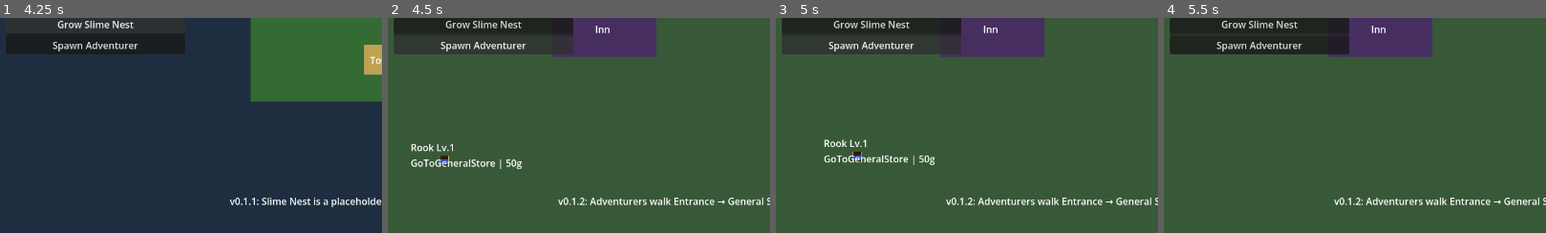
Above: before the commit, frames 1-4 (left to right).
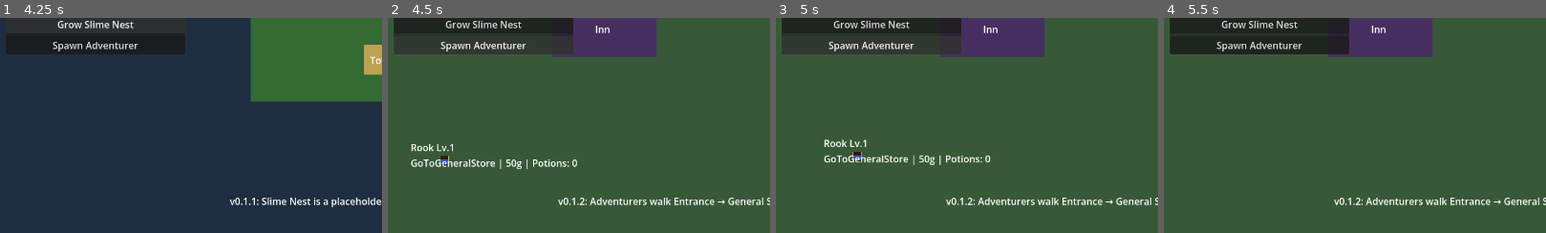
Above: after the commit, the same moments.

Repository: Caithis/AdventureVillage
Game: Godot game, scene res://scenes/main/Main.tscn
The game is run twice, just before and just after one commit, with the same random seed, the same clock (stepped at 60 frames per second) and the same inputs.
Inputs:
- Up to frame 1 (4.25 s): click "Town" at 0.5 s; click "World Map" at 1.25 s; click "Add 25 Money" at 2 s; click "Add Slime Gel" at 2.75 s; click "Grow Slime Nest" at 3.5 s
- Up to frame 2 (4.5 s): click "Spawn Adventurer" at 4.25 s
- Up to frame 3 (5 s): no input
- Up to frame 4 (5.5 s): click "Town" at 5 s
The pictures show only the part of the screen within x 0-50%, y 50-100%; the shares and areas given below are measured in that part.

Frame 1 is identical in both runs. In frame 2, 0.2% of the frame differs, in the area x 36-50%, y 65-71%; in frame 3, 0.2%, in the area x 42-57%, y 64-69%; in frame 4, nothing differs.

Commit message:
feature: add v0.1.3 small potion purchase.. need to add the money after purchase to town gold

Diff:
--- a/godot_project/project.godot
+++ b/godot_project/project.godot
@@ -1,23 +1,14 @@
 ; Engine configuration file.
-; It's best edited using the editor UI and not directly,
-; since the parameters that go here are not all obvious.
-;
-; Format:
-;   [section] ; section goes between []
-;   param=value ; assign values to parameters
+; It is best edited using the Godot editor UI.
 
 config_version=5
-
-[animation]
-
-compatibility/default_parent_skeleton_in_mesh_instance_3d=true
 
 [application]
 
 config/name="Dungeon Frontier Guild-Town"
 config/description="A 2D pixel-art frontier guild-town management simulation."
 run/main_scene="res://scenes/main/Main.tscn"
-config/features=PackedStringArray("4.6")
+config/features=PackedStringArray("4.x")
 
 [autoload]
 
--- a/godot_project/scripts/adventurers/Adventurer.gd
+++ b/godot_project/scripts/adventurers/Adventurer.gd
@@ -1,5 +1,8 @@
 extends Node2D
 class_name Adventurer
+
+const SMALL_POTION_ID := "small_potion"
+const SMALL_POTION_PRICE := 15
 
 @onready var name_label: Label = $NameLabel
 @onready var ai: Node = $AdventurerAI
@@ -13,6 +16,7 @@
 var max_health: int = 30
 var inventory: Dictionary = {}
 var current_state: String = "Idle"
+var last_purchase_message: String = ""
 
 var movement_speed: float = 85.0
 var target_position: Vector2 = Vector2.ZERO
@@ -55,6 +59,10 @@
     current_state = new_state
     _refresh_label()
 
+func set_purchase_message(message: String) -> void:
+    last_purchase_message = message
+    _refresh_label()
+
 func set_move_target(new_target_position: Vector2) -> void:
     target_position = new_target_position
     has_target = true
@@ -65,12 +73,44 @@
 func has_reached_target() -> bool:
     return global_position.distance_to(target_position) <= arrival_distance
 
+func try_buy_small_potion() -> String:
+    if get_item_count(SMALL_POTION_ID) > 0:
+        set_purchase_message("Already has potion")
+        return "already_has_potion"
+
+    if not GameState.has_item(SMALL_POTION_ID, 1):
+        set_purchase_message("No potions in stock")
+        return "no_stock"
+
+    if gold < SMALL_POTION_PRICE:
+        set_purchase_message("Cannot afford potion")
+        return "no_gold"
+
+    var removed_from_town := GameState.remove_item(SMALL_POTION_ID, 1)
+    if not removed_from_town:
+        set_purchase_message("Purchase failed")
+        return "failed"
+
+    var spent_gold := spend_gold(SMALL_POTION_PRICE)
+    if not spent_gold:
+        # Safety rollback. This should not happen because gold is checked before removal.
+        GameState.add_item(SMALL_POTION_ID, 1)
+        set_purchase_message("Purchase failed")
+        return "failed"
+
+    add_item(SMALL_POTION_ID, 1)
+    set_purchase_message("Bought potion")
+    return "bought"
+
 func add_item(item_id: String, amount: int) -> void:
     if amount <= 0:
         return
 
     inventory[item_id] = int(inventory.get(item_id, 0)) + amount
     _refresh_label()
+
+func get_item_count(item_id: String) -> int:
+    return int(inventory.get(item_id, 0))
 
 func spend_gold(amount: int) -> bool:
     if amount <= 0:
@@ -107,9 +147,16 @@
     if name_label == null:
         return
 
-    name_label.text = "%s Lv.%d\n%s | %dg" % [
+    var potion_count := get_item_count(SMALL_POTION_ID)
+    var message_line := ""
+    if last_purchase_message != "":
+        message_line = "\n%s" % last_purchase_message
+
+    name_label.text = "%s Lv.%d\n%s | %dg | Potions: %d%s" % [
         display_name,
         level,
         current_state,
-        gold
+        gold,
+        potion_count,
+        message_line
     ]
--- a/godot_project/scripts/adventurers/AdventurerAI.gd
+++ b/godot_project/scripts/adventurers/AdventurerAI.gd
@@ -6,7 +6,7 @@
 var general_store_position: Vector2 = Vector2.ZERO
 var exit_position: Vector2 = Vector2.ZERO
 var wait_timer: float = 0.0
-var general_store_wait_seconds: float = 1.5
+var purchase_result_wait_seconds: float = 1.25
 
 @onready var adventurer: Adventurer = get_parent() as Adventurer
 
@@ -19,8 +19,10 @@
             _state_enter_town()
         "GoToGeneralStore":
             _state_go_to_general_store()
-        "WaitAtGeneralStore":
-            _state_wait_at_general_store(delta)
+        "BuySmallPotion":
+            _state_buy_small_potion()
+        "BoughtPotion", "SkipPurchaseNoStock", "SkipPurchaseNoGold", "SkipPurchaseAlreadyHasPotion", "SkipPurchaseFailed":
+            _state_purchase_result(delta)
         "GoToExit":
             _state_go_to_exit()
         "IdleAtExit":
@@ -45,8 +47,11 @@
         "GoToGeneralStore":
             if adventurer != null:
                 adventurer.set_move_target(general_store_position)
-        "WaitAtGeneralStore":
-            wait_timer = general_store_wait_seconds
+        "BuySmallPotion":
+            if adventurer != null:
+                adventurer.clear_move_target()
+        "BoughtPotion", "SkipPurchaseNoStock", "SkipPurchaseNoGold", "SkipPurchaseAlreadyHasPotion", "SkipPurchaseFailed":
+            wait_timer = purchase_result_wait_seconds
             if adventurer != null:
                 adventurer.clear_move_target()
         "GoToExit":
@@ -69,9 +74,28 @@
         return
 
     if not adventurer.has_target and adventurer.has_reached_target():
-        set_state("WaitAtGeneralStore")
+        set_state("BuySmallPotion")
 
-func _state_wait_at_general_store(delta: float) -> void:
+func _state_buy_small_potion() -> void:
+    if adventurer == null or not adventurer.has_method("try_buy_small_potion"):
+        set_state("SkipPurchaseFailed")
+        return
+
+    var result := adventurer.try_buy_small_potion()
+
+    match result:
+        "bought":
+            set_state("BoughtPotion")
+        "no_stock":
+            set_state("SkipPurchaseNoStock")
+        "no_gold":
+            set_state("SkipPurchaseNoGold")
+        "already_has_potion":
+            set_state("SkipPurchaseAlreadyHasPotion")
+        _:
+            set_state("SkipPurchaseFailed")
+
+func _state_purchase_result(delta: float) -> void:
     wait_timer -= delta
 
     if wait_timer <= 0.0:
--- a/godot_project/scripts/autoload/GameState.gd
+++ b/godot_project/scripts/autoload/GameState.gd
@@ -1,13 +1,16 @@
 extends Node
 
 signal state_changed
+
+const SMALL_POTION_ID := "small_potion"
+const SLIME_GEL_ID := "slime_gel"
 
 var money: int = 500
 var current_view_name: String = "Unknown"
 
 var town_inventory: Dictionary = {
-	"small_potion": 5,
-	"slime_gel": 0,
+	SMALL_POTION_ID: 5,
+	SLIME_GEL_ID: 0,
 }
 
 var adventurers: Array[Node] = []
@@ -56,6 +59,9 @@
 func get_item_count(item_id: String) -> int:
 	return int(town_inventory.get(item_id, 0))
 
+func has_item(item_id: String, amount: int = 1) -> bool:
+	return get_item_count(item_id) >= amount
+
 func register_adventurer(adventurer: Node) -> void:
 	if adventurer == null:
 		return
Not shown, changed: README.md
Not shown, changed: docs/Changelog.md
Not shown, changed: docs/KnownIssues.md
Not shown, changed: docs/ProjectState.md
Not shown, added: docs/TestChecklist_v0_1_3.md
Not shown, added: godot_project/resources/items/README.md
